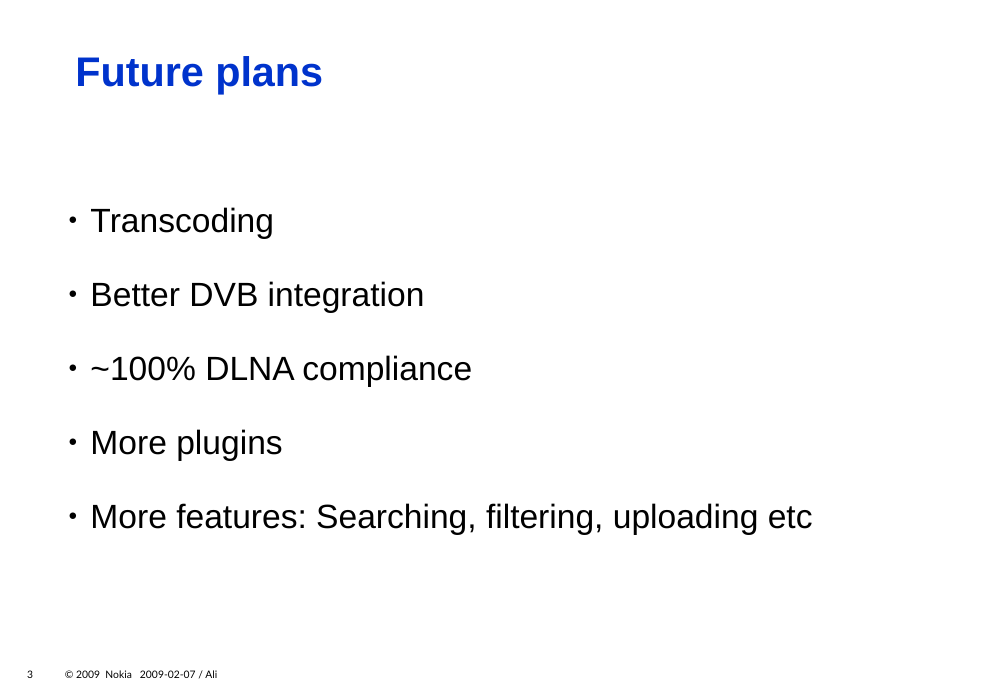
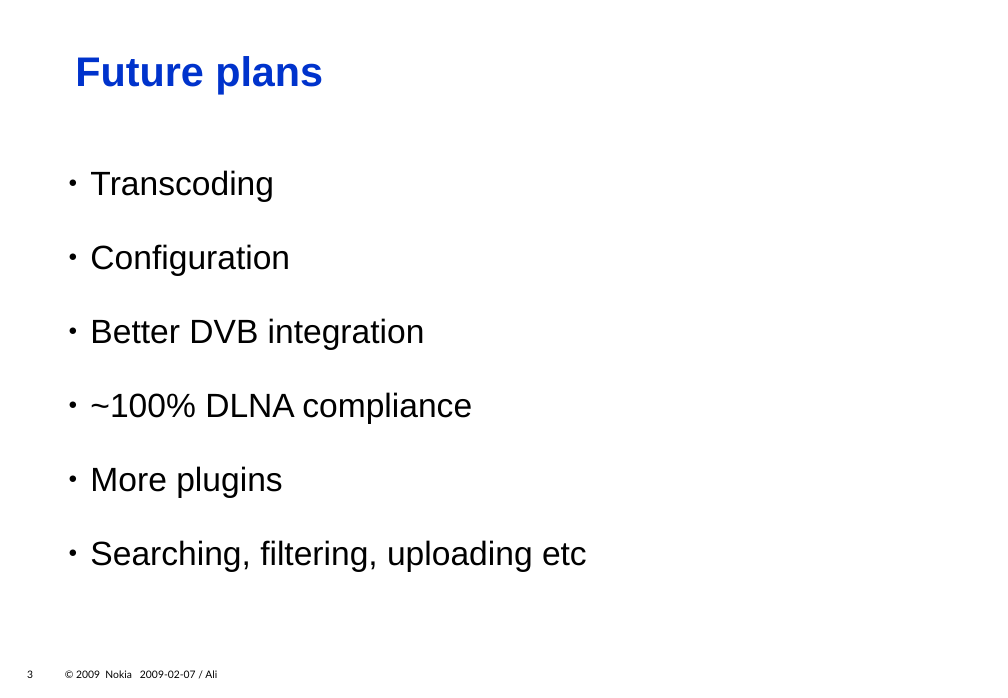
Before and after one commit to zeenix/rygel-presentation-2009, a slide deck: slide 3 of slides.odp. Drawn at 1008x698 pixels with LibreOffice and Linux fonts; fonts in the diff are those of the drawing; background and template pictures are left out. Boxes give left, top, right and bottom in pixels: in the first picture for what was removed or moved away, otherwise in the second. Text is boxed around its words. In the diff, an @@ line names an element or a change of style, - is before the commit and + after.

```diff
--- a/slides.odp
+++ b/slides.odp
@@ text at [90,244,290,275]: paragraph added @@
+  ● Configuration
@@ text at [90,540,587,572]: text changed @@
-  ● More features: Searching, filtering, uploading etc
+  ● Searching, filtering, uploading etc
```
Also in this commit, not shown: 1 other slide changed.
